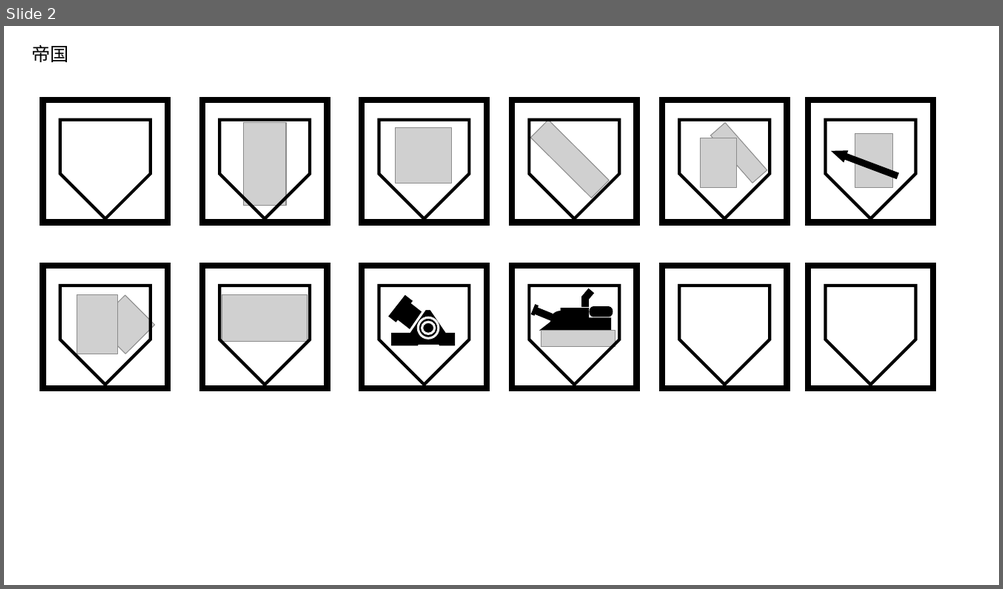
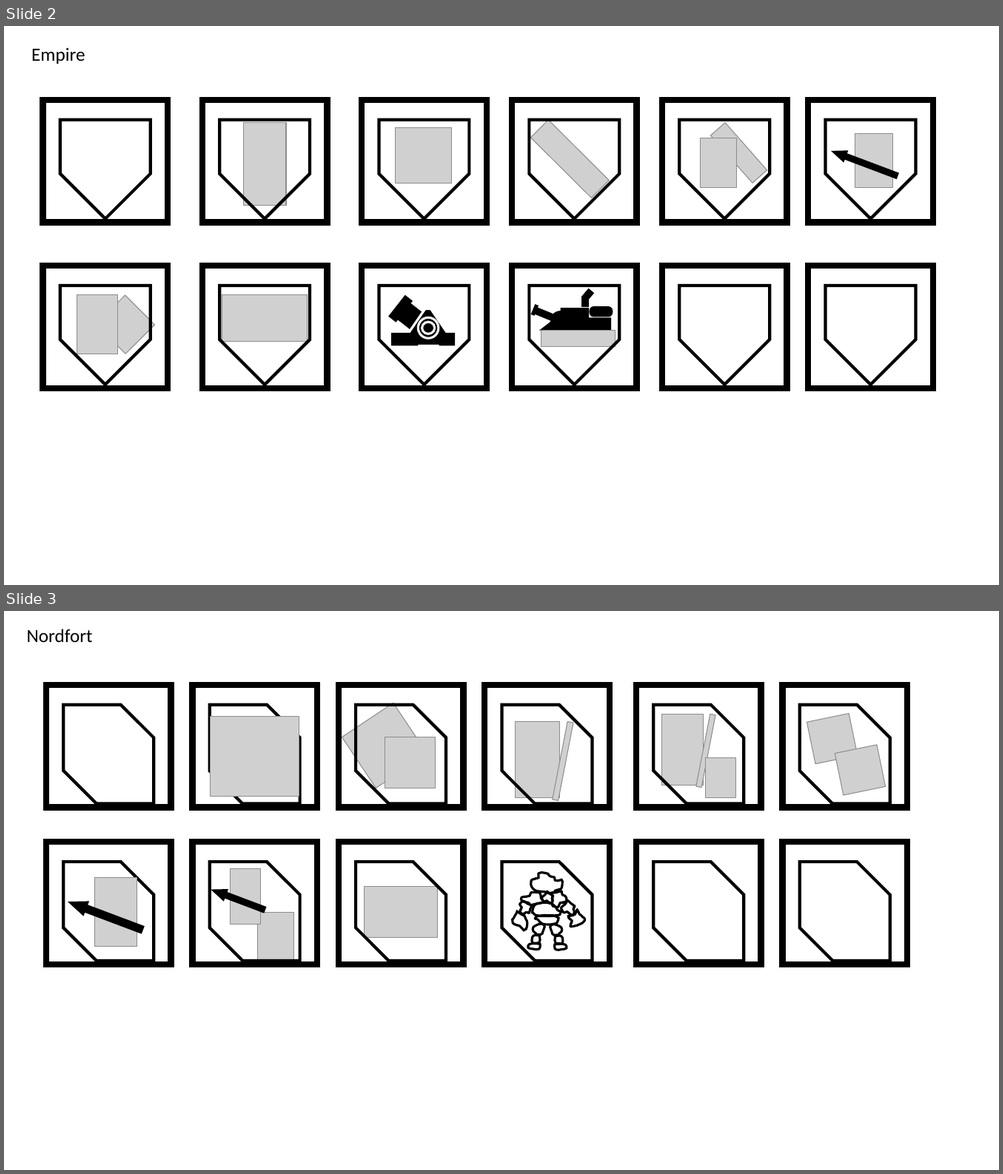
Before and after one commit to alexliuhust/JS_ChessGames, a slide deck: drawings.pptx. Shown one above the other, each under a label of ours: slide 2 before the commit, slides 2 and 3 after it. The pictures are 1003x589 and 1003x1174 pixels, drawn with LibreOffice and Linux fonts; fonts in the diff are those of the drawing; grey boxes stand for pictures. Boxes give left, top, right and bottom in pixels: in the first picture for what was removed or moved away, otherwise in the second. Text is boxed around its words. In the diff, an @@ line names an element or a change of style, - is before the commit and + after.

Commit message:
Add arm images for nordfort

```diff
--- a/drawings.pptx
+++ b/drawings.pptx
@@ slide 3 added at (4, 611, 999, 1170), background #FFFFFF @@
@@ text added at (27, 629, 93, 642), 18 pt, text #000000 @@
+Nordfort
@@ rectangle added at (46, 685, 171, 808), outline #000000 6 pt @@
@@ rectangle added at (192, 685, 316, 808), outline #000000 6 pt @@
@@ rectangle added at (782, 685, 907, 808), outline #000000 6 pt @@
@@ snip diag rect added at (64, 705, 154, 804), outline #000000 3 pt @@
@@ snip diag rect added at (210, 705, 300, 804), outline #000000 3 pt @@
@@ picture added at (210, 717, 299, 797) @@
@@ group added at (338, 685, 463, 808): 2 pictures, 1 rectangle, 1 snip diag rect @@
@@ group added at (484, 685, 609, 808): 2 pictures, 1 rectangle, 1 snip diag rect @@
@@ group added at (636, 685, 760, 808): 3 pictures, 1 rectangle, 1 snip diag rect @@
@@ snip diag rect added at (800, 705, 890, 804), outline #000000 3 pt @@
@@ picture added at (806, 714, 857, 764) @@
@@ picture added at (835, 746, 885, 796) @@
@@ rectangle added at (338, 843, 463, 965), outline #000000 6 pt @@
@@ rectangle added at (484, 843, 609, 965), outline #000000 6 pt @@
@@ rectangle added at (636, 843, 760, 965), outline #000000 6 pt @@
@@ rectangle added at (782, 843, 907, 965), outline #000000 6 pt @@
@@ snip diag rect added at (356, 862, 446, 961), outline #000000 3 pt @@
@@ snip diag rect added at (502, 862, 592, 961), outline #000000 3 pt @@
@@ snip diag rect added at (653, 862, 743, 961), outline #000000 3 pt @@
@@ snip diag rect added at (800, 862, 890, 961), outline #000000 3 pt @@
@@ group added at (46, 843, 171, 965): 1 rectangle, 1 snip diag rect, 1 picture, 1 up arrow @@
@@ group added at (192, 843, 316, 965): 2 pictures, 1 rectangle, 1 snip diag rect, 1 up arrow @@
@@ picture added at (364, 887, 437, 938) @@
@@ group added at (512, 873, 586, 951): 16 freeform shapes @@
@@ slide 2 changed as well @@
@@ text at (31, 47, 85, 64): text changed @@
-帝国
+Empire
```
Also in this commit, not shown: 1 other slide changed, 1 slide removed, 28 other files.
